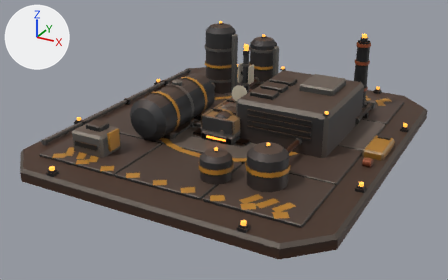
Before and after pictures for a commit that changed the glTF model public/assets/khepri/khepri-infra.glb.
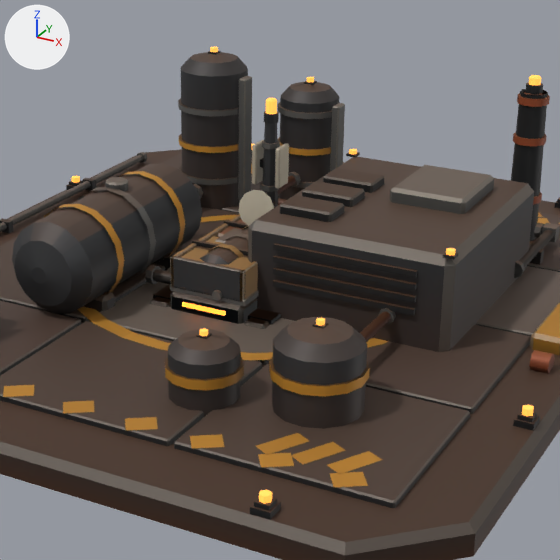
Each version is shown whole from a 50 mm camera at (4.64, -9.02, 4.35) aimed at (-0.06, -0.47, 0.07), then close up on the part from 28% to 84% of the width and 0% to 90% of the height. Arrows for +X, +Y and +Z are at upper left; the lights stay in place. The older version's two pictures come first.

In view in the first close-up: 'infra_cargo_0', 'infra_cargo_1', 'infra_cargo_2', 'infra_landing_pad', 'infra_refinery', 'infra_relay'.
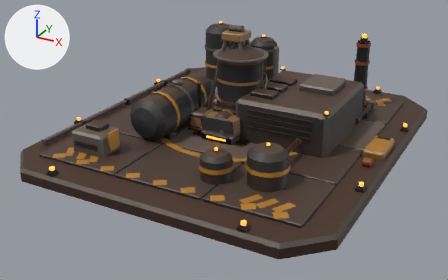
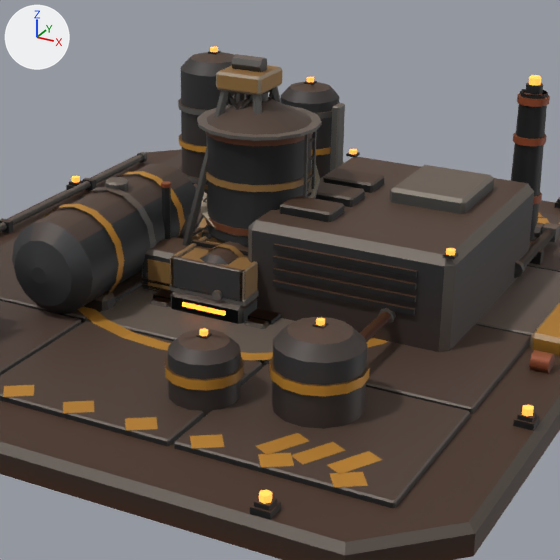
Edits to the scene script, one JSON object a line:
```json
{"op": "add", "block": "me_infra_silo", "code": ["me_infra_silo = bpy.data.meshes.new('infra_silo')", "me_infra_silo.from_pydata(...)  # 416 vertices, 596 faces; spans x -0.47..0.47, y -0.47..0.47, z -0.05..1.75", "# faces by material slot: [580, 16]", "me_infra_silo.materials.append(mat_khepri_infra)", "me_infra_silo.materials.append(mat_khepri_light)"]}
{"op": "add", "block": "me_infra_habitat_0", "code": ["me_infra_habitat_0 = bpy.data.meshes.new('infra_habitat_0')", "me_infra_habitat_0.from_pydata(...)  # 344 vertices, 496 faces; spans x -0.69..0.69, y -0.37..0.37, z -0.05..0.78", "# faces by material slot: [480, 16]", "me_infra_habitat_0.materials.append(mat_khepri_infra)", "me_infra_habitat_0.materials.append(mat_khepri_light)"]}
{"op": "add", "block": "me_infra_drill_rig", "code": ["me_infra_drill_rig = bpy.data.meshes.new('infra_drill_rig')", "me_infra_drill_rig.from_pydata(...)  # 932 vertices, 1164 faces; spans x -0.75..0.75, y -0.66..0.66, z -0.05..1.96", "# faces by material slot: [1112, 52]", "me_infra_drill_rig.materials.append(mat_khepri_infra)", "me_infra_drill_rig.materials.append(mat_khepri_light)"]}
{"op": "add", "block": "me_infra_comm_dish", "code": ["me_infra_comm_dish = bpy.data.meshes.new('infra_comm_dish')", "me_infra_comm_dish.from_pydata(...)  # 352 vertices, 590 faces; spans x -0.5..0.5, y -0.5..0.5, z -0.05..1.25", "# faces by material slot: [574, 16]", "me_infra_comm_dish.materials.append(mat_khepri_infra)", "me_infra_comm_dish.materials.append(mat_khepri_light)"]}
{"op": "add", "block": "ob_infra_silo", "code": ["ob_infra_silo = bpy.data.objects.new('infra_silo', me_infra_silo)", "ob_infra_silo.location = (0.0, 0.0, 0.0)"]}
{"op": "add", "block": "ob_infra_habitat_0", "code": ["ob_infra_habitat_0 = bpy.data.objects.new('infra_habitat_0', me_infra_habitat_0)", "ob_infra_habitat_0.location = (0.0, 0.0, 0.0)"]}
{"op": "add", "block": "ob_infra_drill_rig", "code": ["ob_infra_drill_rig = bpy.data.objects.new('infra_drill_rig', me_infra_drill_rig)", "ob_infra_drill_rig.location = (0.0, 0.0, 0.0)"]}
{"op": "add", "block": "ob_infra_comm_dish", "code": ["ob_infra_comm_dish = bpy.data.objects.new('infra_comm_dish', me_infra_comm_dish)", "ob_infra_comm_dish.location = (0.0, 0.0, 0.0)"]}
```

What differs and where, as boxes [x1, y1, x2, y2] in the close-ups (560 x 560 px):
```json
{"object": "infra_silo", "change": "added", "after": [197, 91, 322, 247]}
{"object": "infra_drill_rig", "change": "added", "after": [141, 54, 282, 291]}
{"object": "infra_comm_dish", "change": "added", "after": [201, 160, 320, 236], "on screen": "mostly hidden"}
{"object": "infra_habitat_0", "change": "added", "after": [178, 208, 208, 239], "on screen": "mostly hidden"}
{"object": "infra_relay", "change": "unchanged, covered by the edit", "before": [215, 98, 289, 243]}
```
